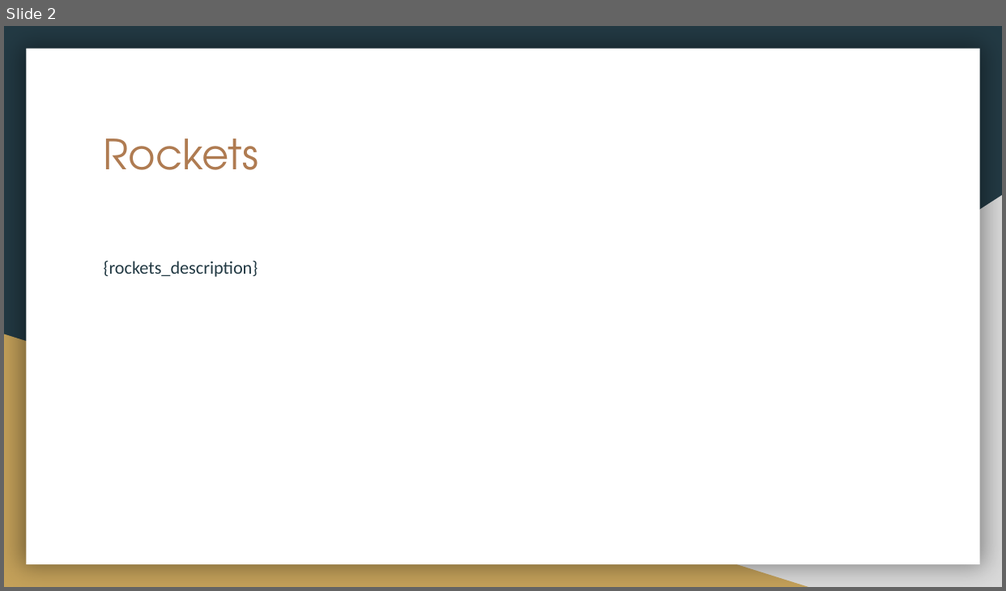
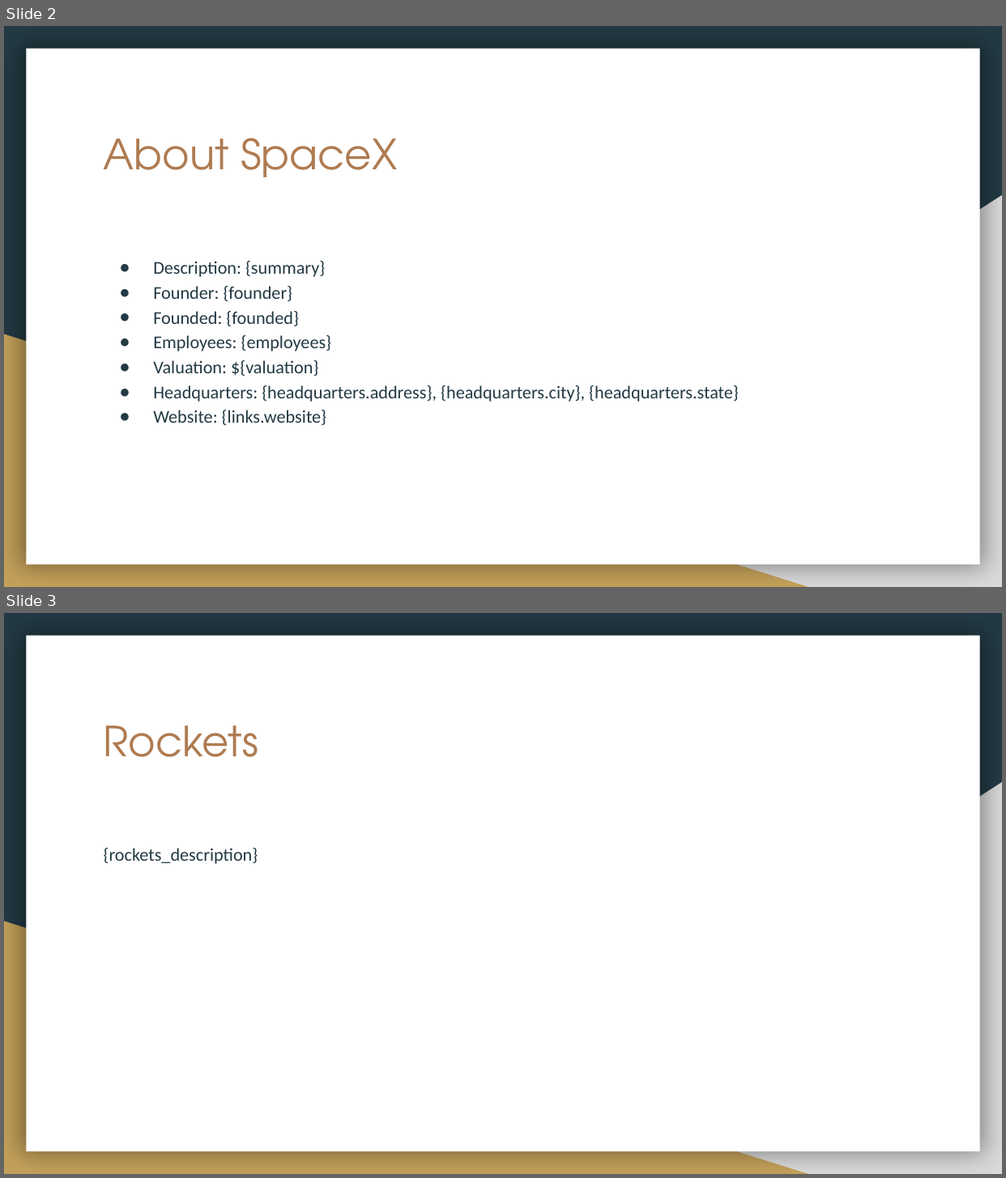
Before and after one commit to United-Codes/cloudofficeprint-python, a slide deck: spacex_example/spacex_template.pptx. Shown one above the other, each under a label of ours: slide 2 before the commit, slides 2 and 3 after it. The pictures are 1006x591 and 1006x1178 pixels, drawn with LibreOffice and Linux fonts; fonts in the diff are those of the drawing. Boxes give left, top, right and bottom in pixels: in the first picture for what was removed or moved away, otherwise in the second. Text is boxed around its words. In the diff, an @@ line names an element or a change of style, - is before the commit and + after.

Commit message:
update spacex example: add landing pads data

```diff
--- a/spacex_example/spacex_template.pptx
+++ b/spacex_example/spacex_template.pptx
@@ slide 2 added at <box>4,26,1002,587</box>, background #233A44; not listed: 3 template elements that a slide beside it also shows @@
@@ title added at <box>104,138,397,177</box>, 30 pt, text #AF7B51 @@
+About SpaceX
@@ text added at <box>153,261,739,425</box>, 13 pt, text #233A44 @@
+● Description: {summary}
+● Founder: {founder}
+● Founded: {founded}
+● Employees: {employees}
+● Valuation: ${valuation}
+● Headquarters: {headquarters.address}, {headquarters.city}, {headquarters.state}
+● Website: {links.website}
@@ what was slide 2 is now slide 3 @@
```
Also in this commit, not shown: 1 slide changed, 2 other slides added, 1 other file.
